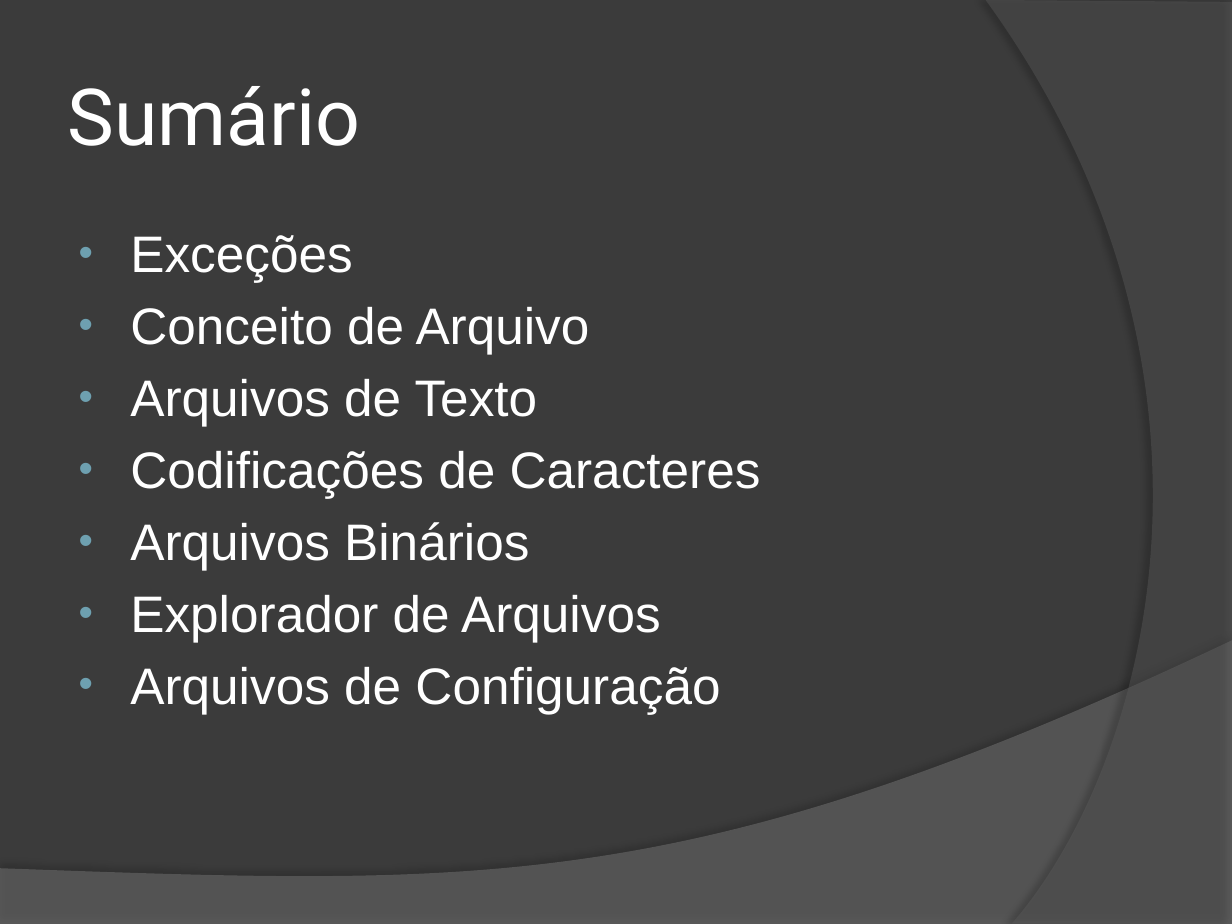
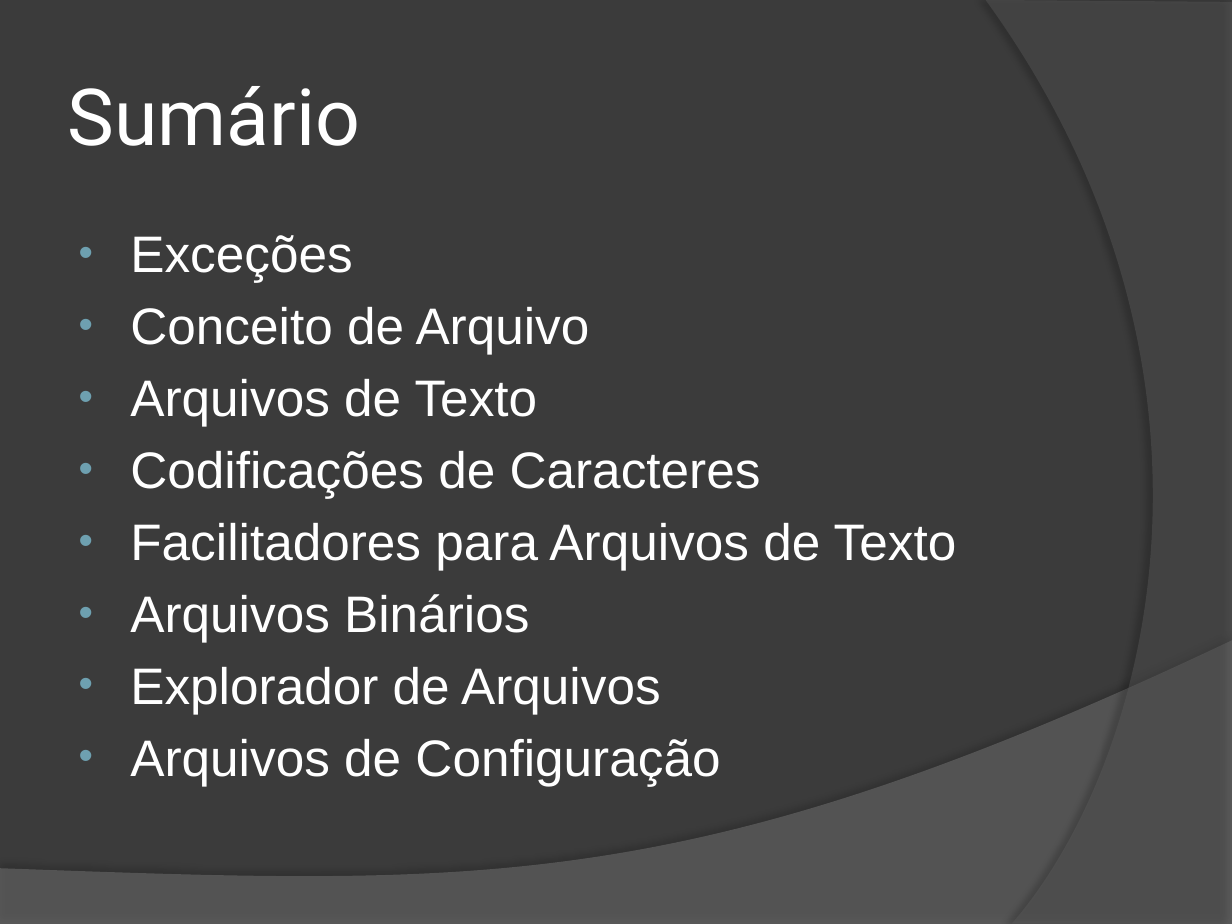
Before and after one commit to wind39/wind39.github.io, a slide deck: slide 2 of curso/modulo2capitulo3-off.pptx. Drawn at 1232x924 pixels with LibreOffice and Linux fonts; fonts in the diff are those of the drawing. Boxes give left, top, right and bottom in pixels: in the first picture for what was removed or moved away, otherwise in the second. Text is boxed around its words. In the diff, an @@ line names an element or a change of style, - is before the commit and + after.

```diff
--- a/curso/modulo2capitulo3-off.pptx
+++ b/curso/modulo2capitulo3-off.pptx
@@ text at bbox=[130, 523, 957, 570]: paragraph added @@
+• Facilitadores para Arquivos de Texto
```
Also in this commit, not shown: 1 other slide changed, 45 other files.
